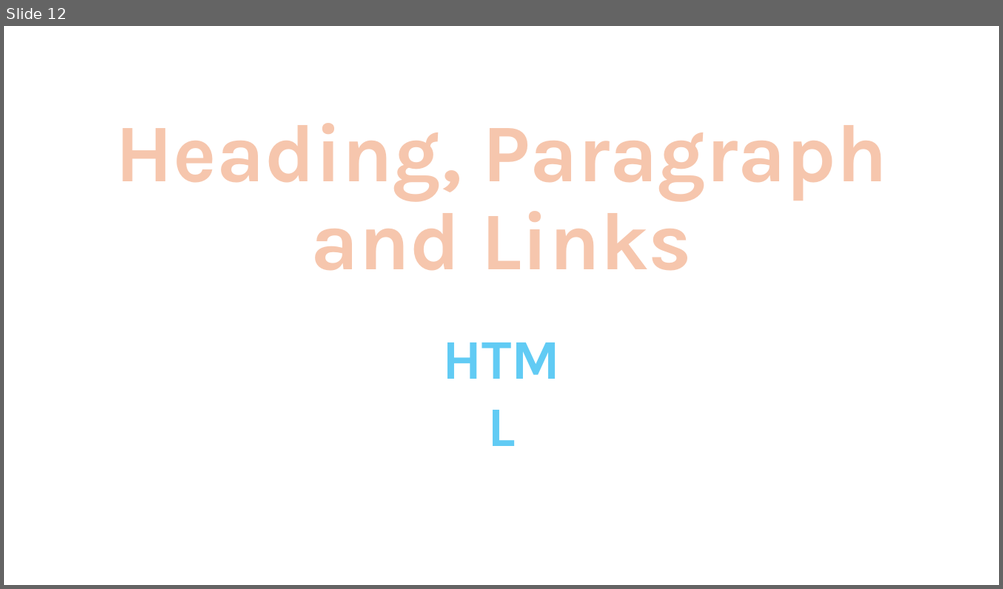
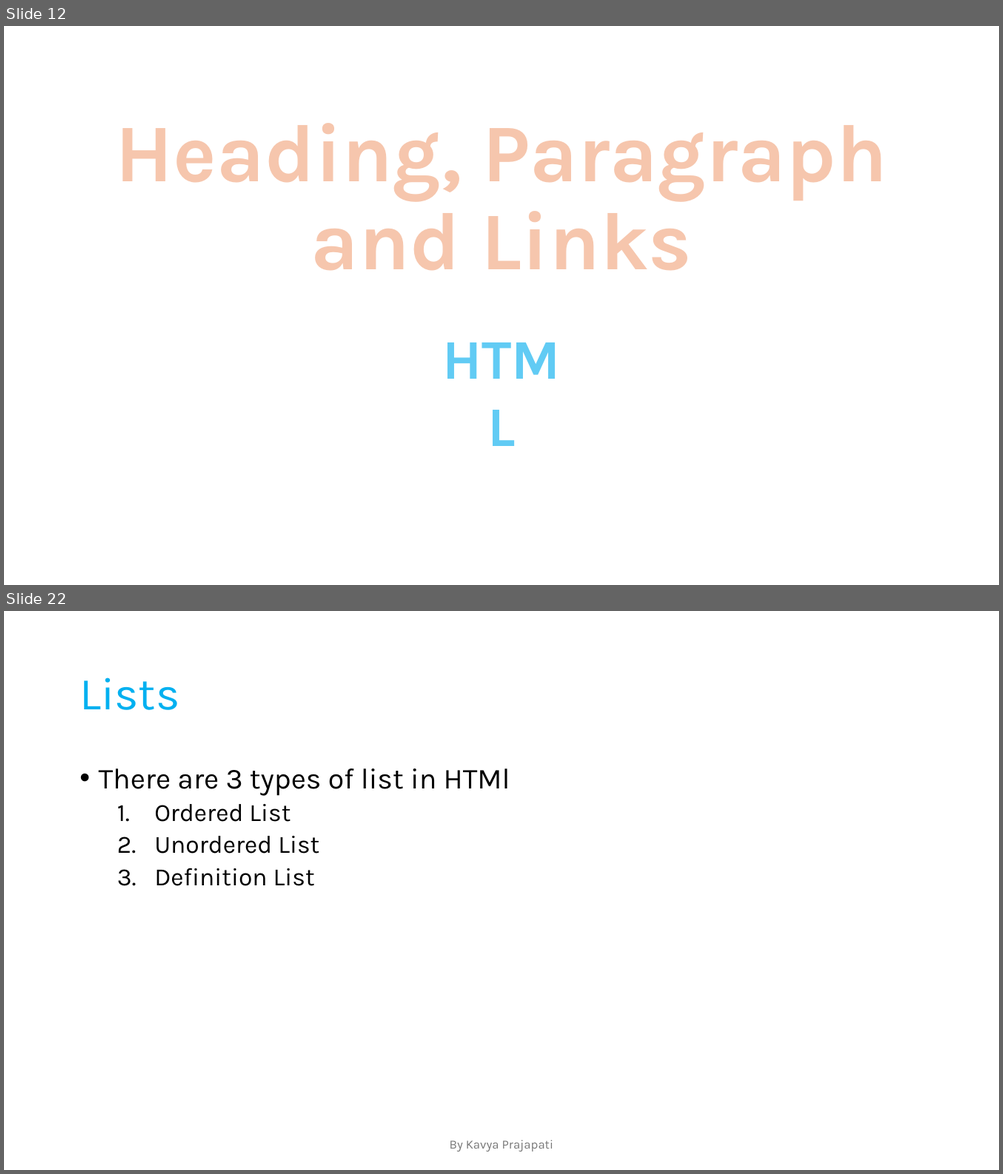
Before and after one commit to prajapati-satyam/Web-Development, a slide deck: Notes.pptx. Shown one above the other, each under a label of ours: slide 12 before the commit, slides 12 and 22 after it; the slides between them are not shown. The pictures are 1003x589 and 1003x1174 pixels, drawn with LibreOffice and Linux fonts; fonts in the diff are those of the drawing. Boxes give left, top, right and bottom in pixels: in the first picture for what was removed or moved away, otherwise in the second. Text is boxed around its words. In the diff, an @@ line names an element or a change of style, - is before the commit and + after.

```diff
--- a/Notes.pptx
+++ b/Notes.pptx
@@ slide 22 added at box(4, 611, 999, 1170), background #FFFFFF @@
@@ title added at box(79, 678, 179, 710), 44 pt, text #00B0F0 @@
+Lists
@@ text added at box(99, 769, 510, 886), 24 pt, text #000000 @@
+• There are 3 types of list in HTMl
+  1. Ordered List
+  2. Unordered List
+  3. Definition List
@@ text added at box(449, 1140, 553, 1152), 12 pt, text #797979 @@
+By Kavya Prajapati
```
Also in this commit, not shown: 14 other slides added.
